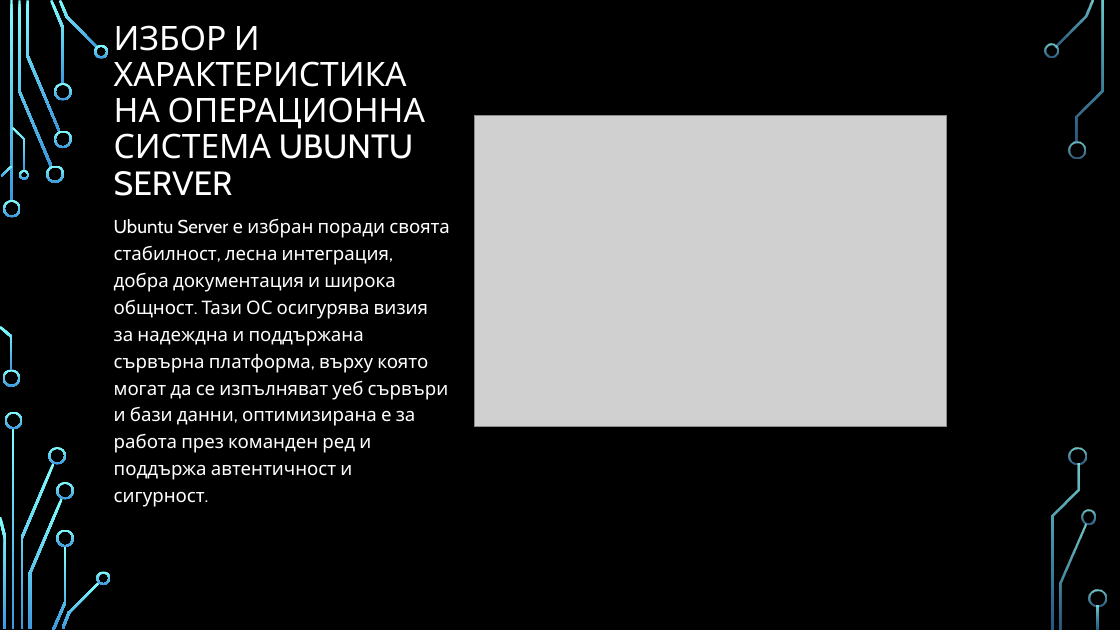
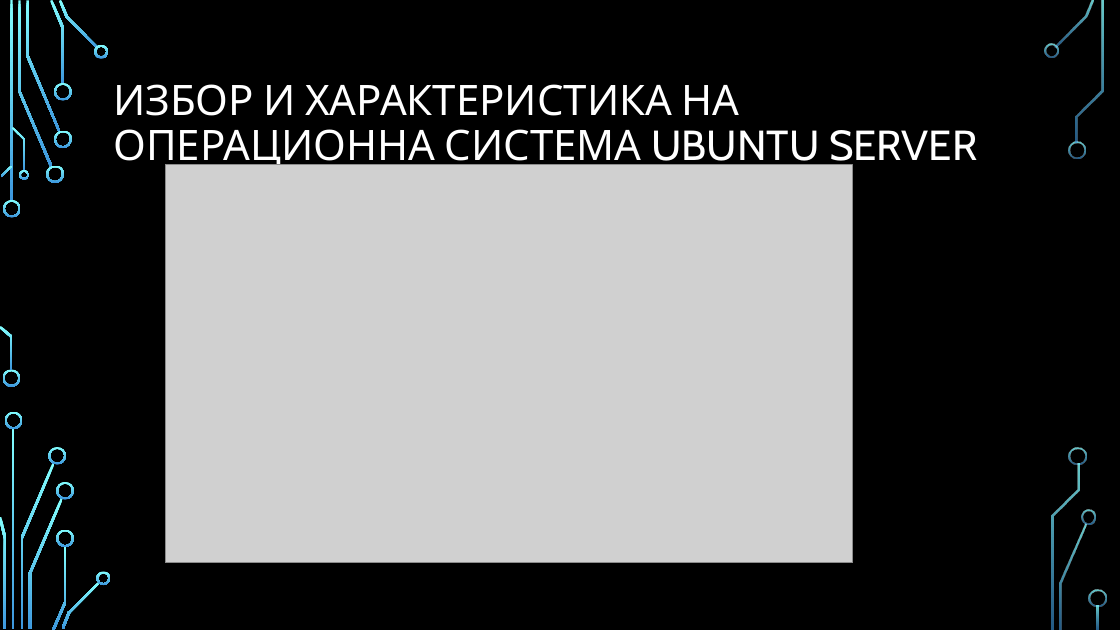
Before and after one commit to pgee-dzi2024/Theme_2508, a slide deck: slide 4 of dr/presentation.pptx. Drawn at 1120x630 pixels with LibreOffice and Linux fonts; fonts in the diff are those of the drawing; grey boxes stand for pictures; background and template pictures are left out. Boxes give left, top, right and bottom in pixels: in the first picture for what was removed or moved away, otherwise in the second. Text is boxed around its words. In the diff, an @@ line names an element or a change of style, - is before the commit and + after.

```diff
--- a/dr/presentation.pptx
+++ b/dr/presentation.pptx
@@ title "ИЗБОР И ХАРАКТЕРИСТИКА НА ОПЕРАЦИОННА ..." at (x1=113, y1=84, x2=977, y2=172): size 28.8 to 36 pt; vertical alignment bottom to middle @@
@@ picture resized from (x1=475, y1=115, x2=946, y2=427) to (x1=166, y1=165, x2=853, y2=563) @@
@@ text removed at (x1=114, y1=218, x2=450, y2=507) @@
-Ubuntu Server е избран поради своята стабилност, лесна интеграция, добра документация и широка общност. Тази ОС осигурява визия за надеждна и поддържана сървърна платформа, върху която могат да се изпълняват уеб сървъри и бази данни, оптимизирана е за работа през команден ред и поддържа автентичност и сигурност.
```
Also in this commit, not shown: 6 other slides changed, 1 slide added, 1 slide removed, 3 other files.
